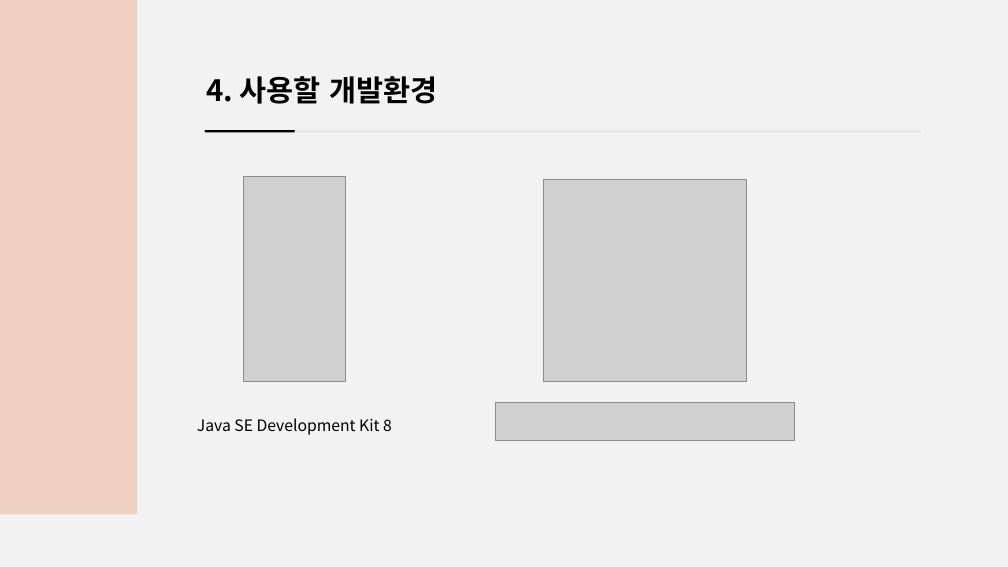
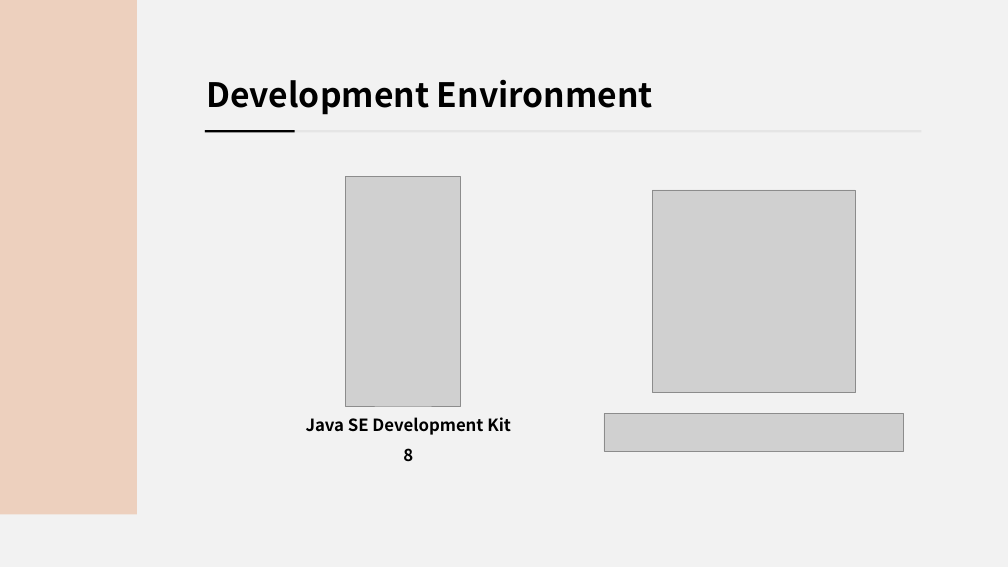
Before and after one commit to tjdans1114/PITT, a slide deck: slide 8 of Documents/창의적통합설계0921발표.pptx (slide 6 before the commit). Drawn at 1008x567 pixels with LibreOffice and Linux fonts; fonts in the diff are those of the drawing; grey boxes stand for pictures. Boxes give left, top, right and bottom in pixels: in the first picture for what was removed or moved away, otherwise in the second. Text is boxed around its words. In the diff, an @@ line names an element or a change of style, - is before the commit and + after.

```diff
--- a/Documents/창의적통합설계0921발표.pptx
+++ b/Documents/창의적통합설계0921발표.pptx
@@ text at (206, 79, 653, 115): text changed; size 28 to 32 pt @@
-4. 사용할 개발환경
+Development Environment
@@ picture: place and size @@
-picture at (243, 177, 346, 382)
+picture at (346, 177, 461, 407)
@@ picture: place and size @@
-picture at (544, 179, 746, 382)
+picture at (653, 190, 855, 392)
@@ text "Java SE Development Kit 8": place and size @@
-text "Java SE Development Kit 8" at (197, 418, 392, 435)
+text "Java SE Development Kit 8" at (306, 417, 511, 462)
@@ text "Java SE Development Kit 8" at (306, 417, 511, 462): size 15 to 16 pt, bold on @@
@@ picture: place and size @@
-picture at (495, 403, 795, 441)
+picture at (604, 414, 904, 451)
```
Also in this commit, not shown: 10 other slides changed, 3 slides added, 6 other files.
